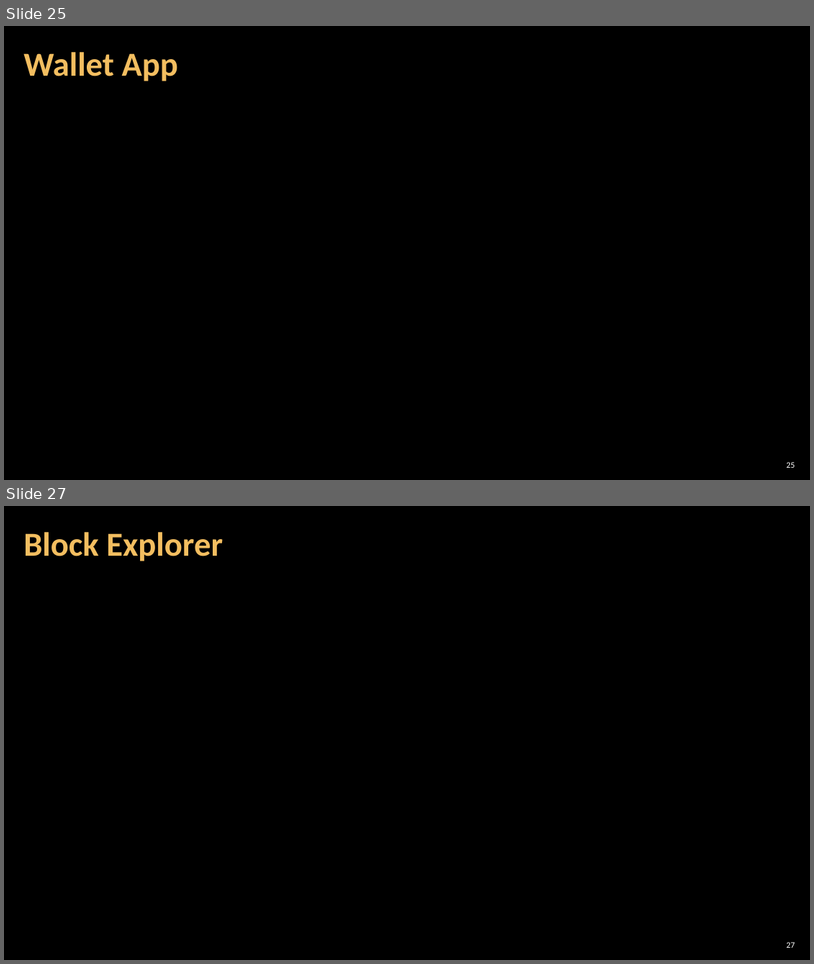
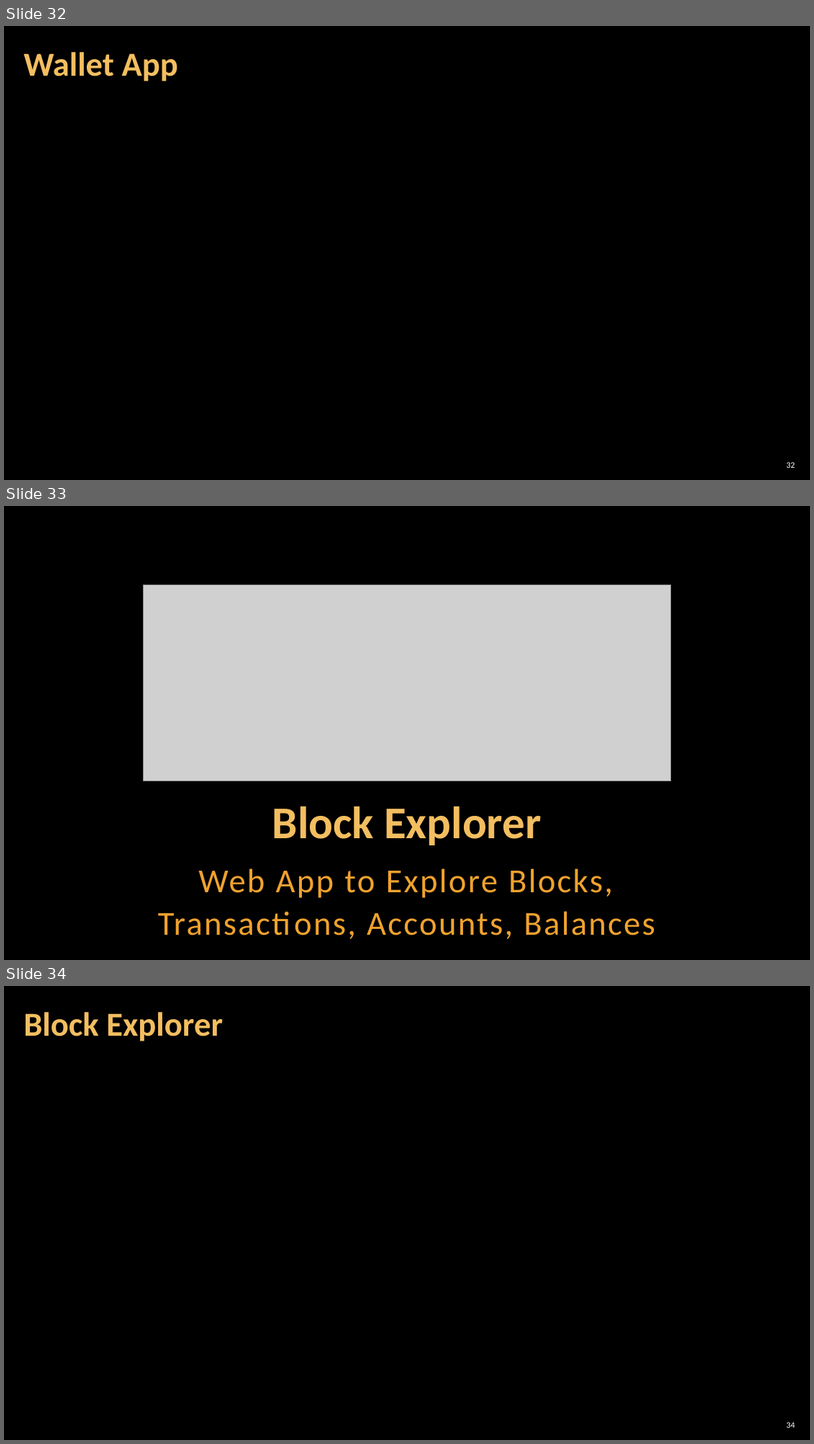
Before and after one commit to MrPIvanov/SoftUni, a slide deck: Bonus Courses/01-Blockchain Dev Camp/06-REVIEW OF THE WEEK #1/4. Build-a-Blockchain.pptx. Shown one above the other, each under a label of ours: slides 25 and 27 before the commit, slides 32, 33 and 34 after it; the slides between them are not shown. The pictures are 814x964 and 814x1444 pixels, drawn with LibreOffice and Linux fonts; fonts in the diff are those of the drawing; grey boxes stand for pictures; background and template pictures are left out. Boxes give left, top, right and bottom in pixels: in the first picture for what was removed or moved away, otherwise in the second. Text is boxed around its words. In the diff, an @@ line names an element or a change of style, - is before the commit and + after.

```diff
--- a/Bonus Courses/01-Blockchain Dev Camp/06-REVIEW OF THE WEEK #1/4. Build-a-Blockchain.pptx
+++ b/Bonus Courses/01-Blockchain Dev Camp/06-REVIEW OF THE WEEK #1/4. Build-a-Blockchain.pptx
@@ slide 33 added at <box>4,506,810,960</box>, background picture (left out) @@
@@ picture added at <box>143,585,671,780</box> @@
@@ title added at <box>273,806,541,845</box>, 54 pt, text #F3BE60, bold @@
+Block Explorer
@@ text added at <box>198,868,655,939</box>, 40 pt, text #F0A22E @@
+Web App to Explore Blocks,
+Transactions, Accounts, Balances
@@ what was slide 25 is now slide 32 @@
@@ page number at <box>787,462,795,467</box>: text changed @@
-25
+32
@@ what was slide 27 is now slide 34 @@
@@ page number at <box>787,1422,795,1427</box>: text changed @@
-27
+34
```
Also in this commit, not shown: 11 slides changed, 9 other slides added, 3 slides removed, 34 other files.
